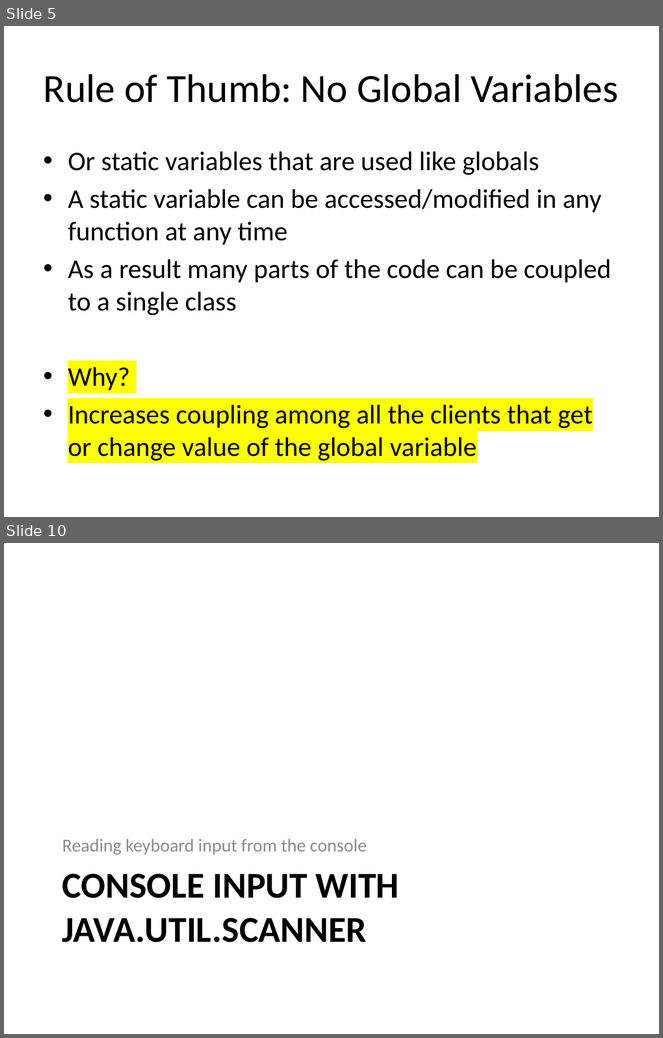
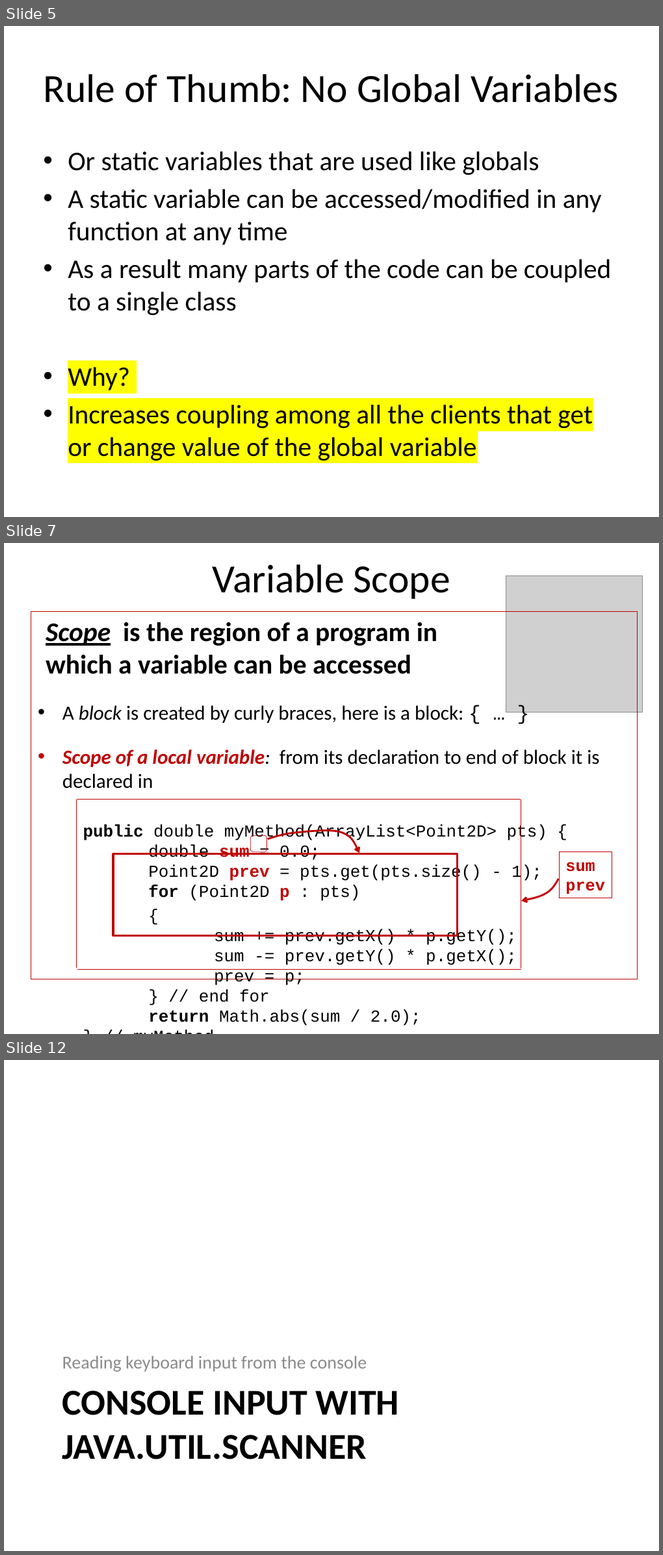
Before and after one commit to RHIT-CSSE/csse220, a slide deck: ClassMaterials/IntroToUnitTesting/Slides/UnitTesting.pptx. Shown one above the other, each under a label of ours: slides 5 and 10 before the commit, slides 5, 7 and 12 after it; the slides between them are not shown. The pictures are 663x1038 and 663x1555 pixels, drawn with LibreOffice and Linux fonts; fonts in the diff are those of the drawing; grey boxes stand for pictures. Boxes give left, top, right and bottom in pixels: in the first picture for what was removed or moved away, otherwise in the second. Text is boxed around its words. In the diff, an @@ line names an element or a change of style, - is before the commit and + after.

```diff
--- a/ClassMaterials/IntroToUnitTesting/Slides/UnitTesting.pptx
+++ b/ClassMaterials/IntroToUnitTesting/Slides/UnitTesting.pptx
@@ slide 7 added at (4,543,659,1034), background #FFFFFF @@
@@ title added at (213,564,451,599), 44 pt, text #000000 @@
+Variable Scope
@@ picture added at (506,575,643,712) @@
@@ text added at (31,612,638,980), outline #C00000 0.75 pt, 18.5 pt, text #000000 @@
+Scope is the region of a program in
+which a variable can be accessed
+• A block is created by curly braces, here is a block: { … }
+• Scope of a local variable: from its declaration to end of block it is declared in
+    public double myMethod(ArrayList<Point2D> pts) {
+    double sum = 0.0;
+    Point2D prev = pts.get(pts.size() - 1);
+    for (Point2D p : pts)
+    {
+    sum += prev.getX() * p.getY();
+    sum -= prev.getY() * p.getX();
+    prev = p;
+    } // end for
+    return Math.abs(sum / 2.0);
+    } // myMethod
@@ group added at (77,799,521,970): 4 lines @@
@@ freeform shape added at (268,831,360,853), outline #C00000 2 pt @@
@@ rectangle added at (113,854,458,936), outline #C00000 2.25 pt @@
@@ rounded rectangle added at (250,836,267,852), outline #C00000 0.5 pt @@
@@ rectangle added at (560,852,612,899), outline #C00000 0.75 pt, 18 pt, text #C00000, bold @@
+sum
+prev
@@ freeform shape added at (521,879,559,901), outline #C00000 2 pt @@
@@ what was slide 10 is now slide 12 @@
```
Also in this commit, not shown: 5 slides changed, 2 other slides added.
